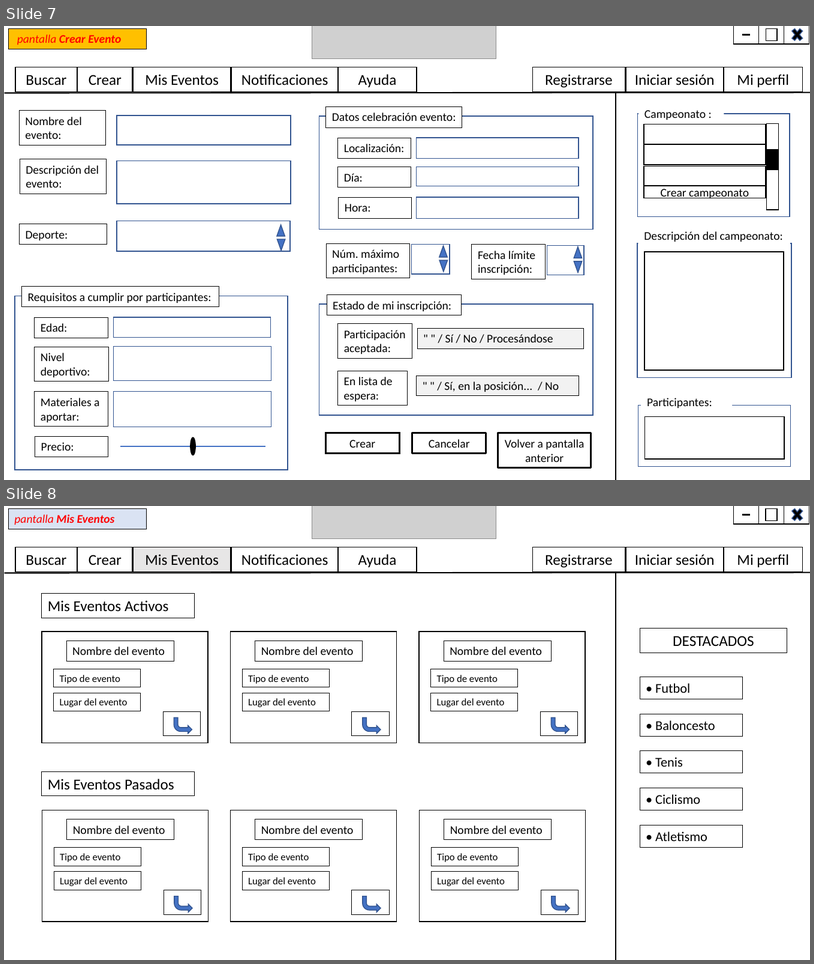
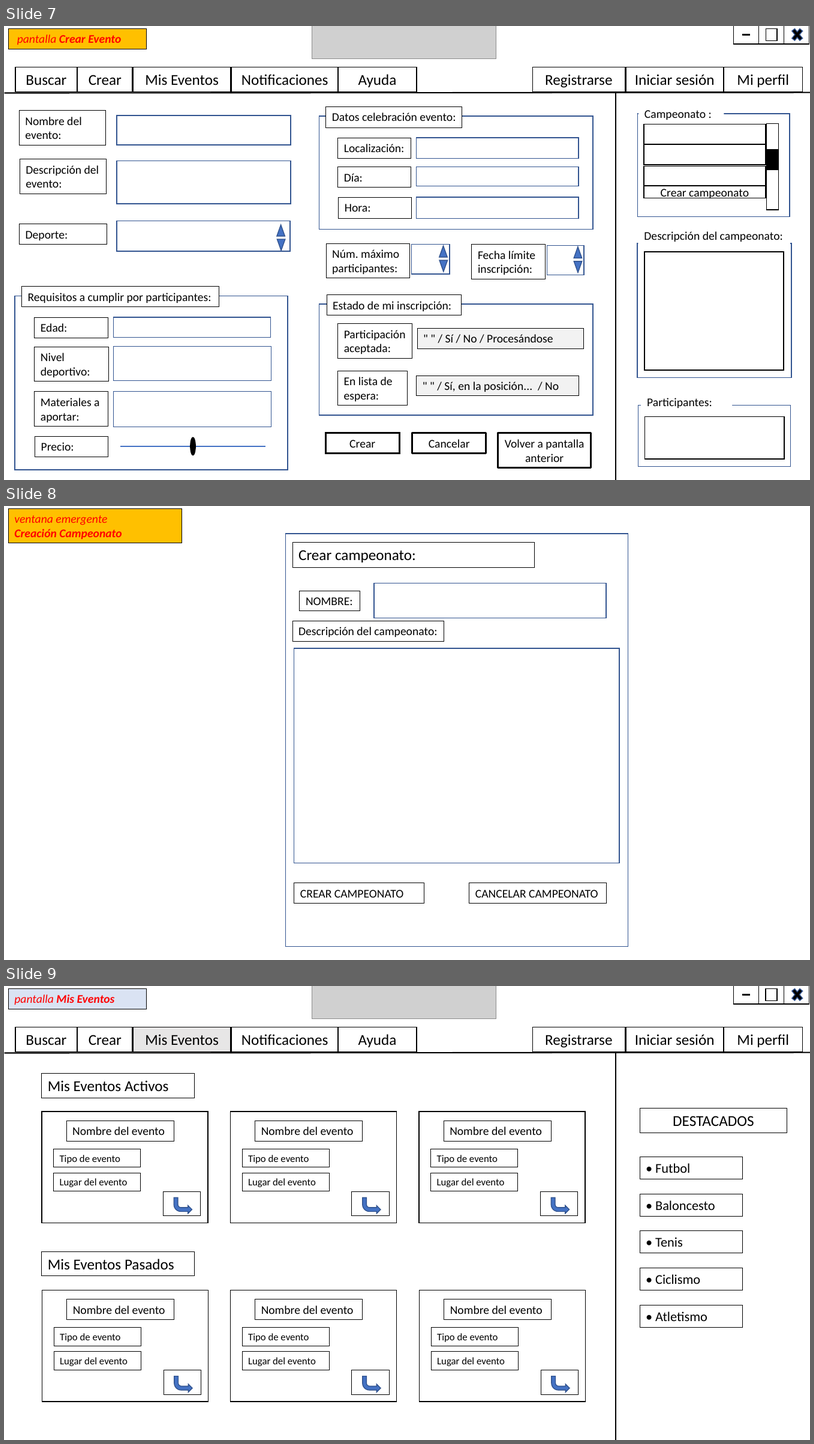
Before and after one commit to Enrique-Izquierdo/DAM_1--PI_verde, a slide deck: Mockup_PIverde.pptx. Shown one above the other, each under a label of ours: slides 7 and 8 before the commit, slides 7, 8 and 9 after it. The pictures are 814x964 and 814x1444 pixels, drawn with LibreOffice and Linux fonts; fonts in the diff are those of the drawing; grey boxes stand for pictures. Boxes give left, top, right and bottom in pixels: in the first picture for what was removed or moved away, otherwise in the second. Text is boxed around its words. In the diff, an @@ line names an element or a change of style, - is before the commit and + after.

Commit message:
Se añade al mockup la pantalla Crear Evento, y el botón añadir a mis amigos.

```diff
--- a/Mockup_PIverde.pptx
+++ b/Mockup_PIverde.pptx
@@ slide 8 added at (4, 506, 810, 960), background #FFFFFF @@
@@ rectangle added at (8, 508, 181, 543), fill #FFC000, outline #000000 0.75 pt, 14 pt, text #FF0000, bold, italic @@
+ventana emergente
+Creación Campeonato
@@ rectangle added at (286, 534, 629, 946), outline #325491 1 pt @@
@@ rectangle added at (293, 542, 534, 568), fill #FFFFFF, outline #000000 0.75 pt, 18 pt, text #000000 @@
+Crear campeonato:
@@ rectangle added at (300, 591, 360, 611), outline #000000 0.75 pt, 14 pt, text #000000 @@
+NOMBRE:
@@ rectangle added at (374, 583, 606, 618), outline #325491 1 pt @@
@@ rectangle added at (293, 621, 444, 642), fill #FFFFFF, outline #000000 0.75 pt, 14 pt, text #000000 @@
+Descripción del campeonato:
@@ rectangle added at (294, 648, 620, 863), outline #325491 1 pt @@
@@ rectangle added at (294, 883, 425, 903), outline #000000 0.75 pt, 14 pt, text #000000 @@
+CREAR CAMPEONATO
@@ rectangle added at (470, 883, 607, 903), outline #000000 0.75 pt, 14 pt, text #000000 @@
+CANCELAR CAMPEONATO
@@ what was slide 8 is now slide 9 @@
```
Also in this commit, not shown: 3 slides changed.
